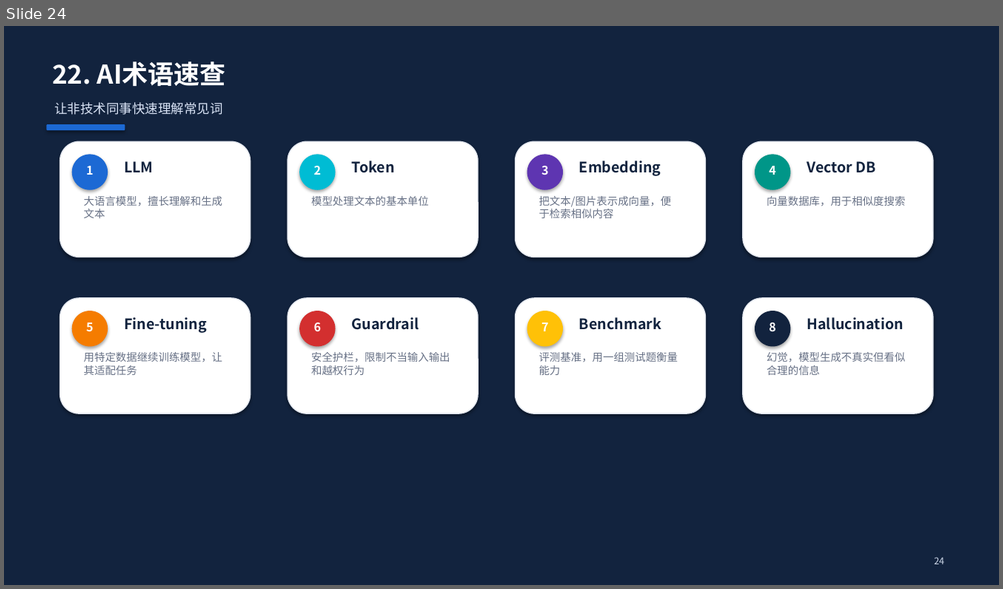
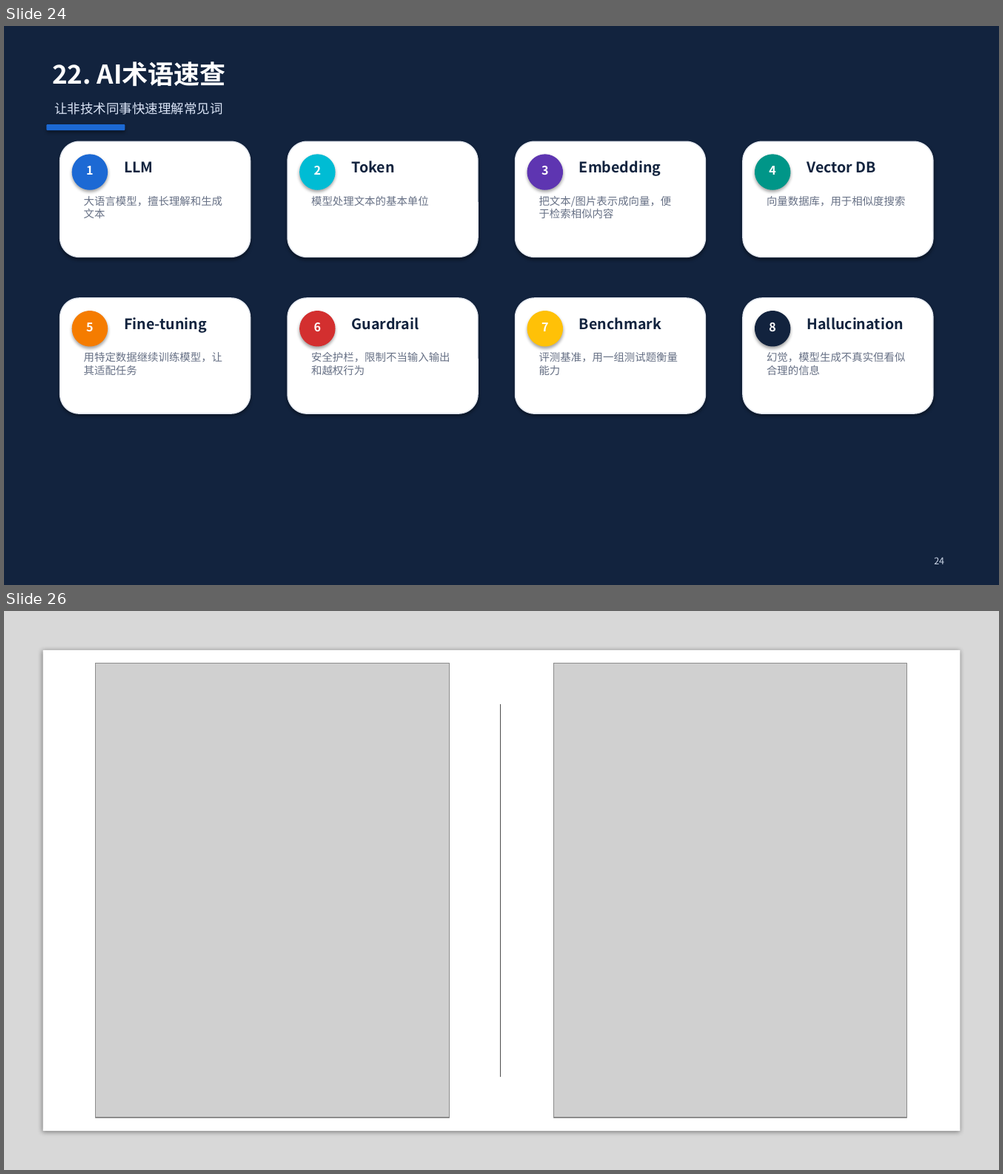
Before and after one commit to yu-chun-hui/AI-2026, a slide deck: AI知识介绍.pptx. Shown one above the other, each under a label of ours: slide 24 before the commit, slides 24 and 26 after it; the slides between them are not shown. The pictures are 1003x589 and 1003x1174 pixels, drawn with LibreOffice and Linux fonts; fonts in the diff are those of the drawing; grey boxes stand for pictures. Boxes give left, top, right and bottom in pixels: in the first picture for what was removed or moved away, otherwise in the second. Text is boxed around its words. In the diff, an @@ line names an element or a change of style, - is before the commit and + after.

```diff
--- a/AI知识介绍.pptx
+++ b/AI知识介绍.pptx
@@ slide 26 added at [4, 611, 999, 1170], background #FFFFFF @@
@@ rectangle added at [4, 611, 999, 1170], fill #808080 at 30% opacity @@
@@ rectangle added at [42, 650, 960, 1132], fill #FFFFFF @@
@@ picture added at [96, 664, 449, 1118] @@
@@ picture added at [554, 664, 908, 1118] @@
@@ line added from (500, 704) to (500, 1077), #4E4E4E 0.75 pt @@
```
Also in this commit, not shown: 3 other slides added.
